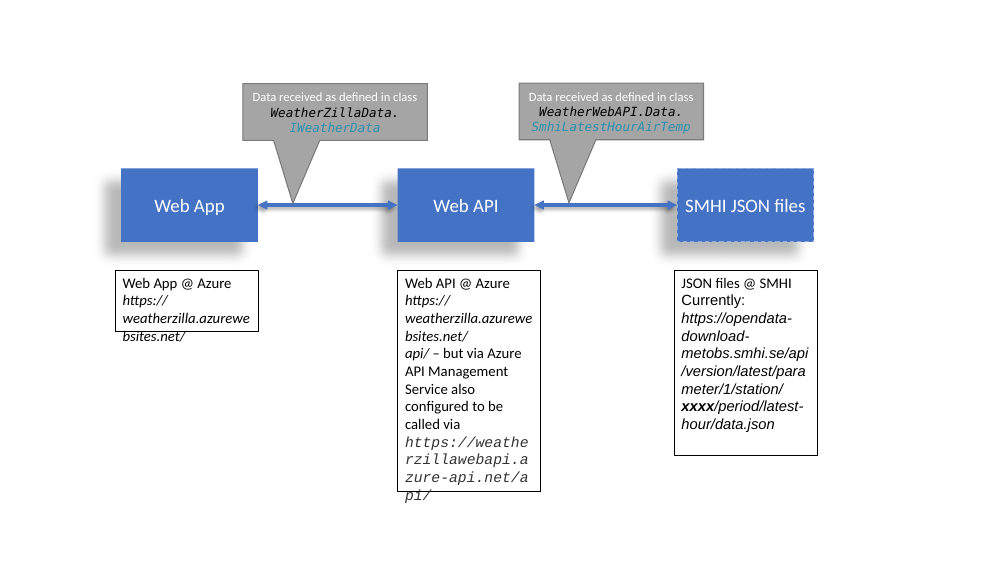
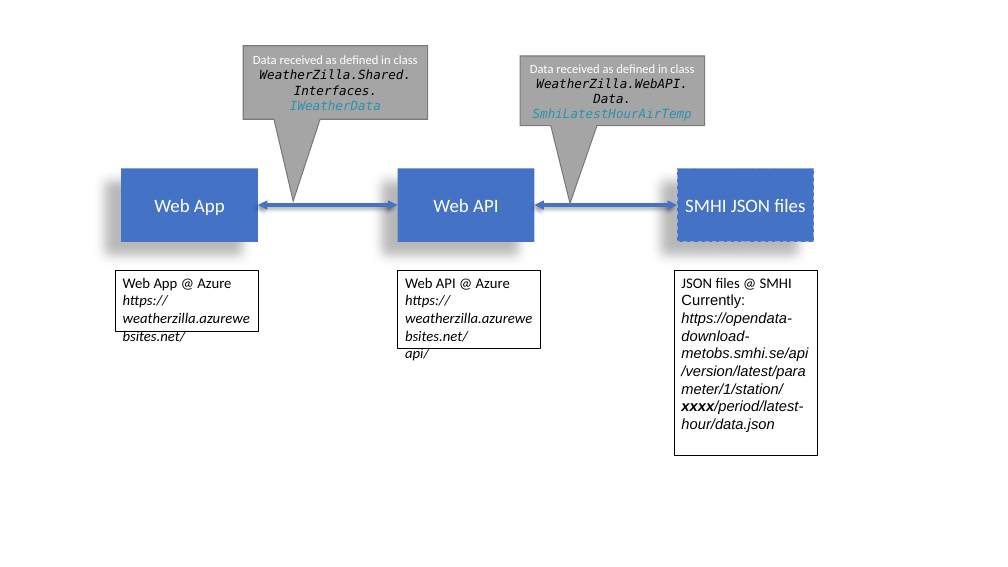
Before and after one commit to voltura/WeatherZilla, a slide deck: slide 1 of Documentation/WeatherZilla_Documentation.pptx. Drawn at 1008x567 pixels with LibreOffice and Linux fonts; fonts in the diff are those of the drawing. Boxes give left, top, right and bottom in pixels: in the first picture for what was removed or moved away, otherwise in the second. Text is boxed around its words. In the diff, an @@ line names an element or a change of style, - is before the commit and + after.

Commit message:
Updated documentation to match code after refactoring

```diff
--- a/Documentation/WeatherZilla_Documentation.pptx
+++ b/Documentation/WeatherZilla_Documentation.pptx
@@ speech box "Data received as defined in ...": place and size @@
-speech box "Data received as defined in ..." at [243, 84, 427, 141]
+speech box "Data received as defined in ..." at [243, 46, 428, 119]
@@ text in speech box at [253, 55, 418, 110]: text changed; text colour #FFFFFF to #000000 @@
-Data received as defined in class WeatherZillaData.
-IWeatherData
+Data received as defined in class WeatherZilla.Shared.
+Interfaces.
+IWeatherData
@@ speech box "Data received as defined in ...": place and size @@
-speech box "Data received as defined in ..." at [520, 83, 704, 140]
+speech box "Data received as defined in ..." at [520, 56, 705, 126]
@@ text in speech box at [530, 64, 694, 121]: text changed @@
-Data received as defined in class WeatherWebAPI.Data. SmhiLatestHourAirTemp
+Data received as defined in class WeatherZilla.WebAPI.
+Data. SmhiLatestHourAirTemp
@@ rectangle "Web API @ Azure": place and size @@
-rectangle "Web API @ Azure" at [398, 270, 541, 492]
+rectangle "Web API @ Azure" at [398, 270, 541, 349]
@@ text in rectangle at [405, 294, 532, 361]: text changed @@
-https://weatherzilla.azurewebsites.net/
-api/ – but via Azure API Management Service also configured to be called via https://weatherzillawebapi.azure-api.net/api/
+https://weatherzilla.azurewebsites.net/
+api/
```
